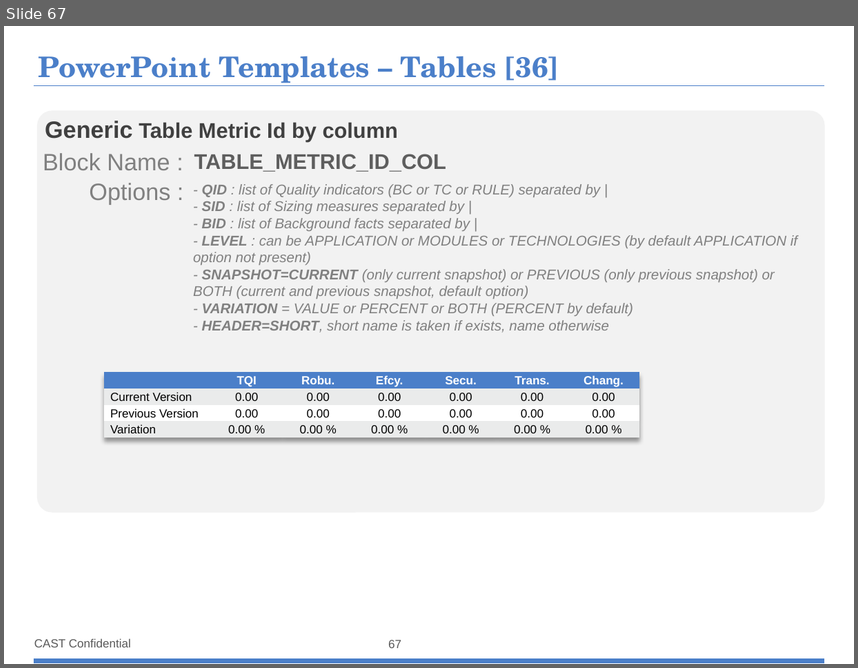
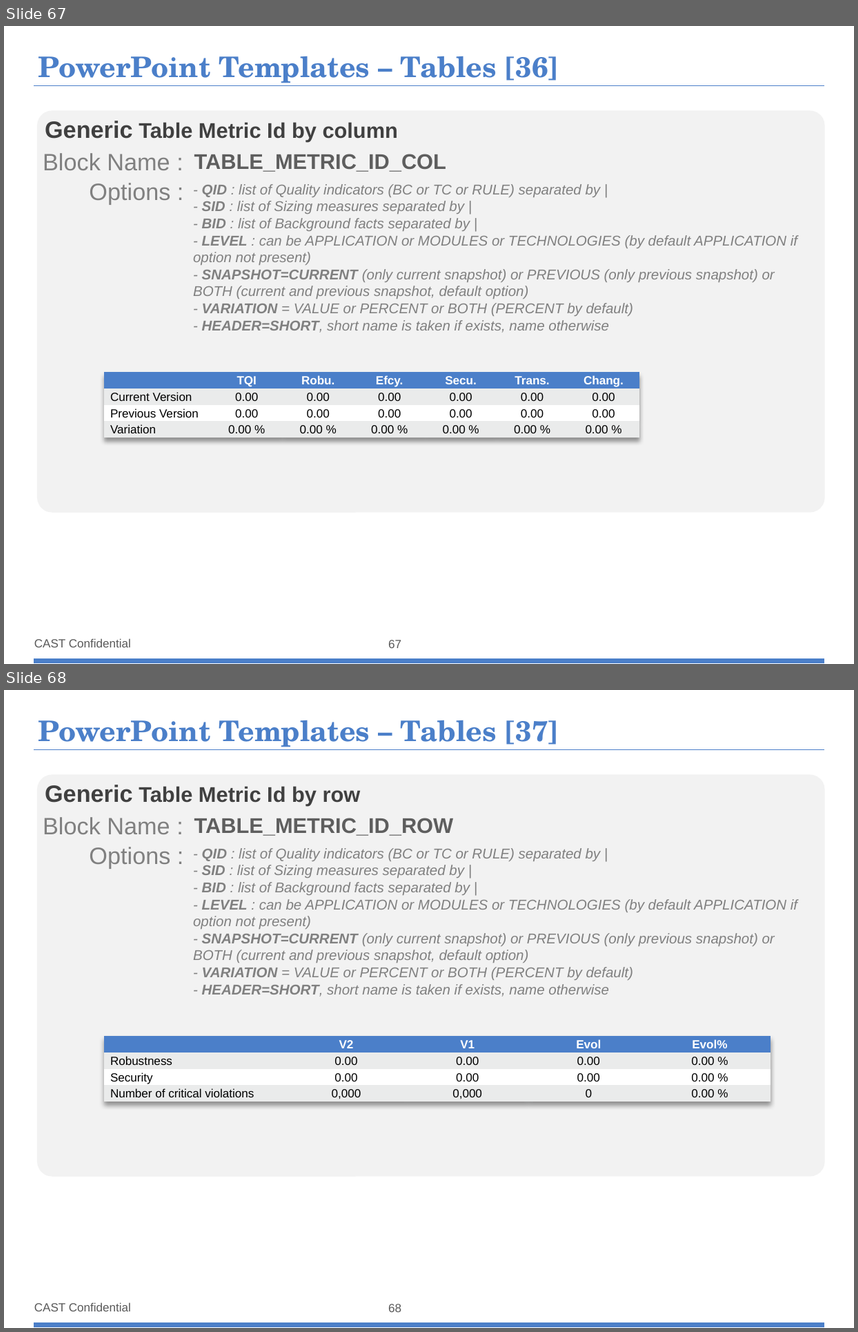
Before and after one commit to CAST-projects/ReportGenerator, a slide deck: CastReporting.Reporting/TemplatesFiles/1- Powerpoint-components-library.pptx. Shown one above the other, each under a label of ours: slide 67 before the commit, slides 67 and 68 after it. The pictures are 858x668 and 858x1332 pixels, drawn with LibreOffice and Linux fonts; fonts in the diff are those of the drawing; background and template pictures are left out. Boxes give left, top, right and bottom in pixels: in the first picture for what was removed or moved away, otherwise in the second. Text is boxed around its words. In the diff, an @@ line names an element or a change of style, - is before the commit and + after.

Commit message:
REPORTGEN-141 : templates for TABLE_METRIC_ID_ROW

```diff
--- a/CastReporting.Reporting/TemplatesFiles/1- Powerpoint-components-library.pptx
+++ b/CastReporting.Reporting/TemplatesFiles/1- Powerpoint-components-library.pptx
@@ slide 68 added at box(4, 690, 854, 1328), background #FFFFFF; not listed: 3 template elements that a slide beside it also shows @@
@@ title added at box(38, 720, 559, 750), 24 pt, text #4B7FC9, bold @@
+PowerPoint Templates – Tables [37]
@@ rounded rectangle added at box(37, 774, 825, 1175), fill #F2F2F2 @@
@@ text added at box(45, 785, 361, 806), 18 pt, text #404040, bold @@
+Generic Table Metric Id by row
@@ text added at box(43, 817, 170, 834), 20 pt, text #808080 @@
+Block Name :
@@ text added at box(194, 818, 454, 836), 18 pt, text #5E5E5E, bold @@
+TABLE_METRIC_ID_ROW
@@ text added at box(89, 847, 170, 869), 20 pt, text #808080 @@
+Options :
@@ text added at box(193, 848, 797, 996), 12 pt, text #808080, italic @@
+- QID : list of Quality indicators (BC or TC or RULE) separated by |
+- SID : list of Sizing measures separated by |
+- BID : list of Background facts separated by |
+- LEVEL : can be APPLICATION or MODULES or TECHNOLOGIES (by default APPLICATION if option not present)
+- SNAPSHOT=CURRENT (only current snapshot) or PREVIOUS (only previous snapshot) or BOTH (current and previous snapshot, default option)
+- VARIATION = VALUE or PERCENT or BOTH (PERCENT by default)
+- HEADER=SHORT, short name is taken if exists, name otherwise
@@ table added at box(104, 1036, 773, 1103), 4 rows, 5 columns @@
+ | V2 | V1 | Evol | Evol%
+Robustness | 0.00 | 0.00 | 0.00 | 0.00 %
+Security | 0.00 | 0.00 | 0.00 | 0.00 %
+Number of critical violations | 0,000 | 0,000 | 0 | 0.00 %
@@ page number added at box(388, 1303, 401, 1312), 10 pt, text #595959 @@
+68
```
Also in this commit, not shown: 1 slide changed, 2 other files.
